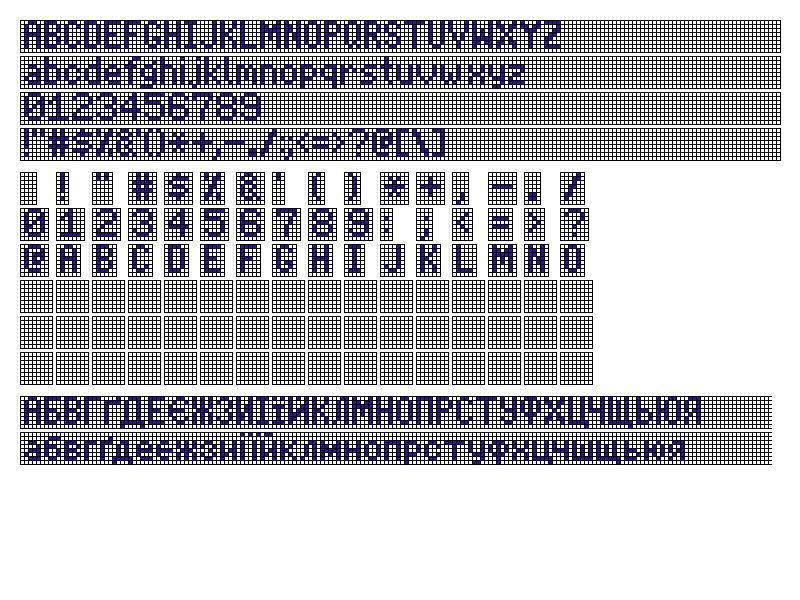
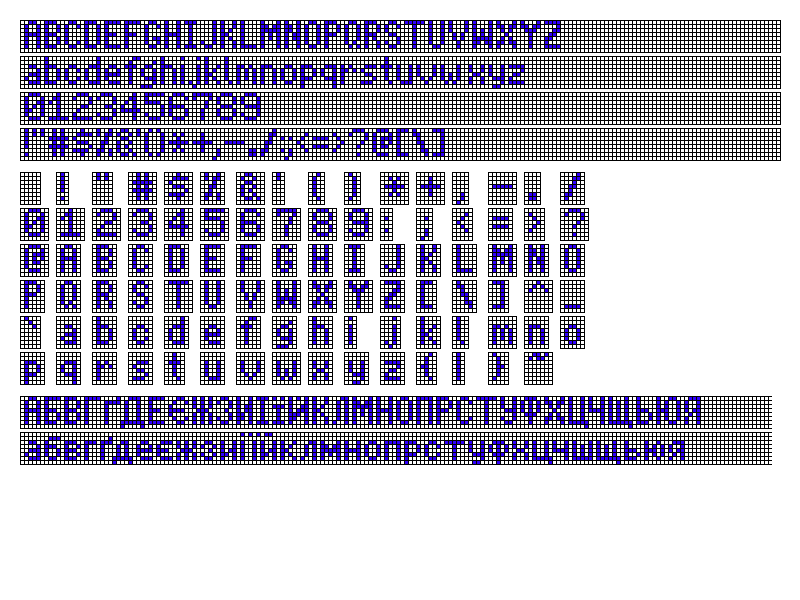
Revision of a layered 800px x 600px image; what changed, layer by layer:
painted on "Sample Cyrillic" over [169, 441, 172, 460]
painted on "ASCII table" over [25, 172, 593, 385]
